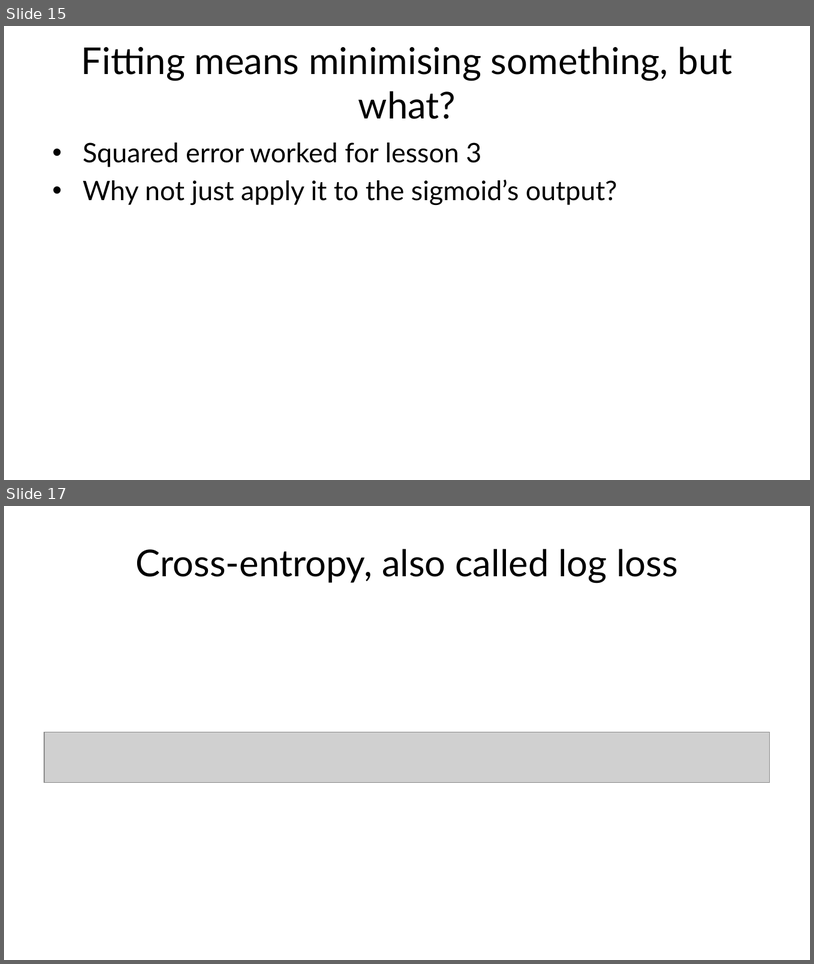
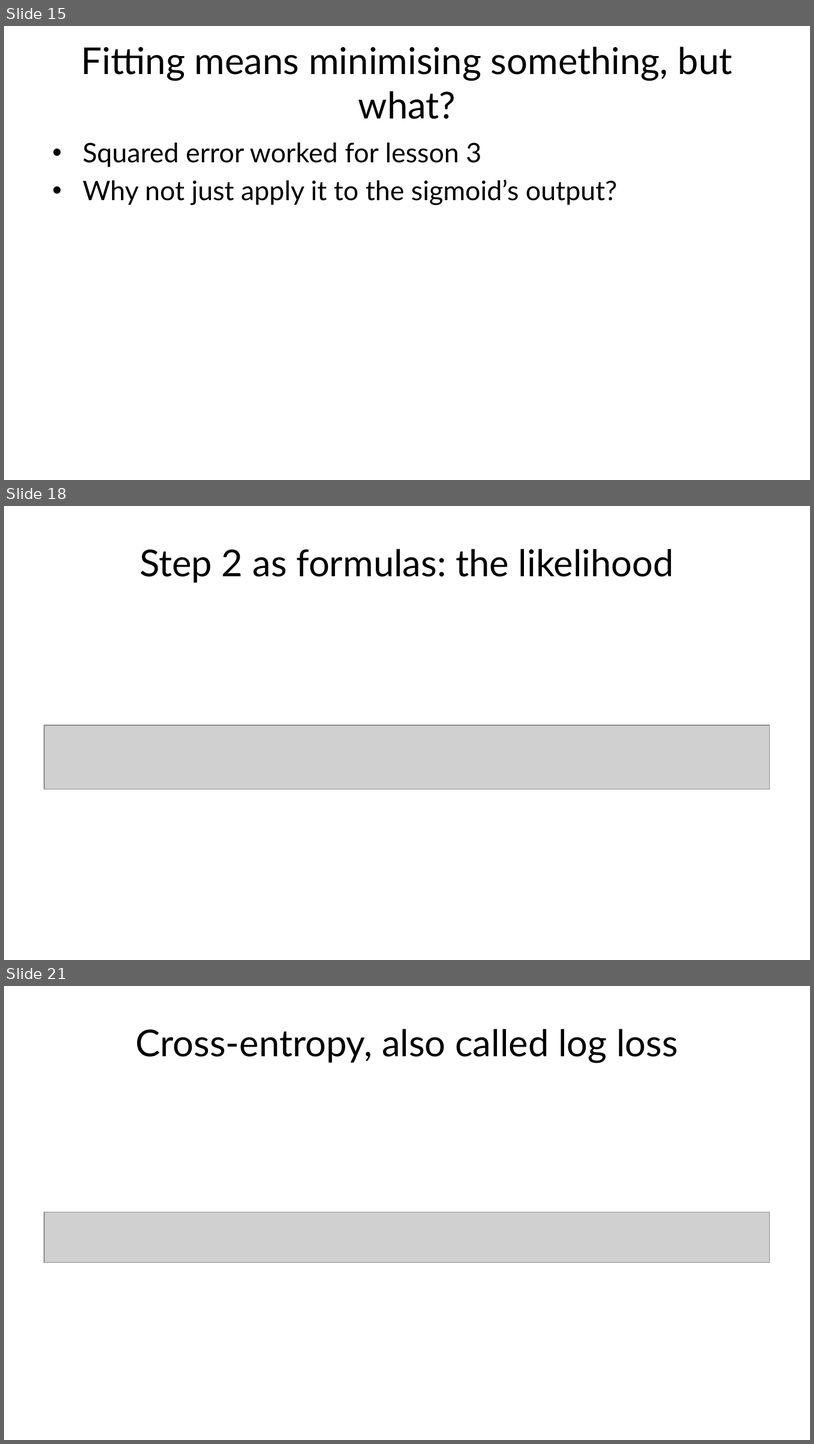
Before and after one commit to fabioantonini/technologies-for-artificial-intelligence, a slide deck: Lessons/04_classification_and_metrics/Slides/classification_and_metrics_slides.pptx. Shown one above the other, each under a label of ours: slides 15 and 17 before the commit, slides 15, 18 and 21 after it; the slides between them are not shown. The pictures are 814x964 and 814x1444 pixels, drawn with LibreOffice and Linux fonts; fonts in the diff are those of the drawing; grey boxes stand for pictures; background and template pictures are left out. Boxes give left, top, right and bottom in pixels: in the first picture for what was removed or moved away, otherwise in the second. Text is boxed around its words. In the diff, an @@ line names an element or a change of style, - is before the commit and + after.

```diff
--- a/Lessons/04_classification_and_metrics/Slides/classification_and_metrics_slides.pptx
+++ b/Lessons/04_classification_and_metrics/Slides/classification_and_metrics_slides.pptx
@@ slide 18 added at [4, 506, 810, 960], background #FFFFFF @@
@@ title added at [140, 549, 674, 583], 33 pt, text #1A1A1A @@
+Step 2 as formulas: the likelihood
@@ picture added at [44, 726, 770, 789] @@
@@ what was slide 17 is now slide 21 @@
```
Also in this commit, not shown: 4 slides changed, 3 other slides added, 8 other files.
